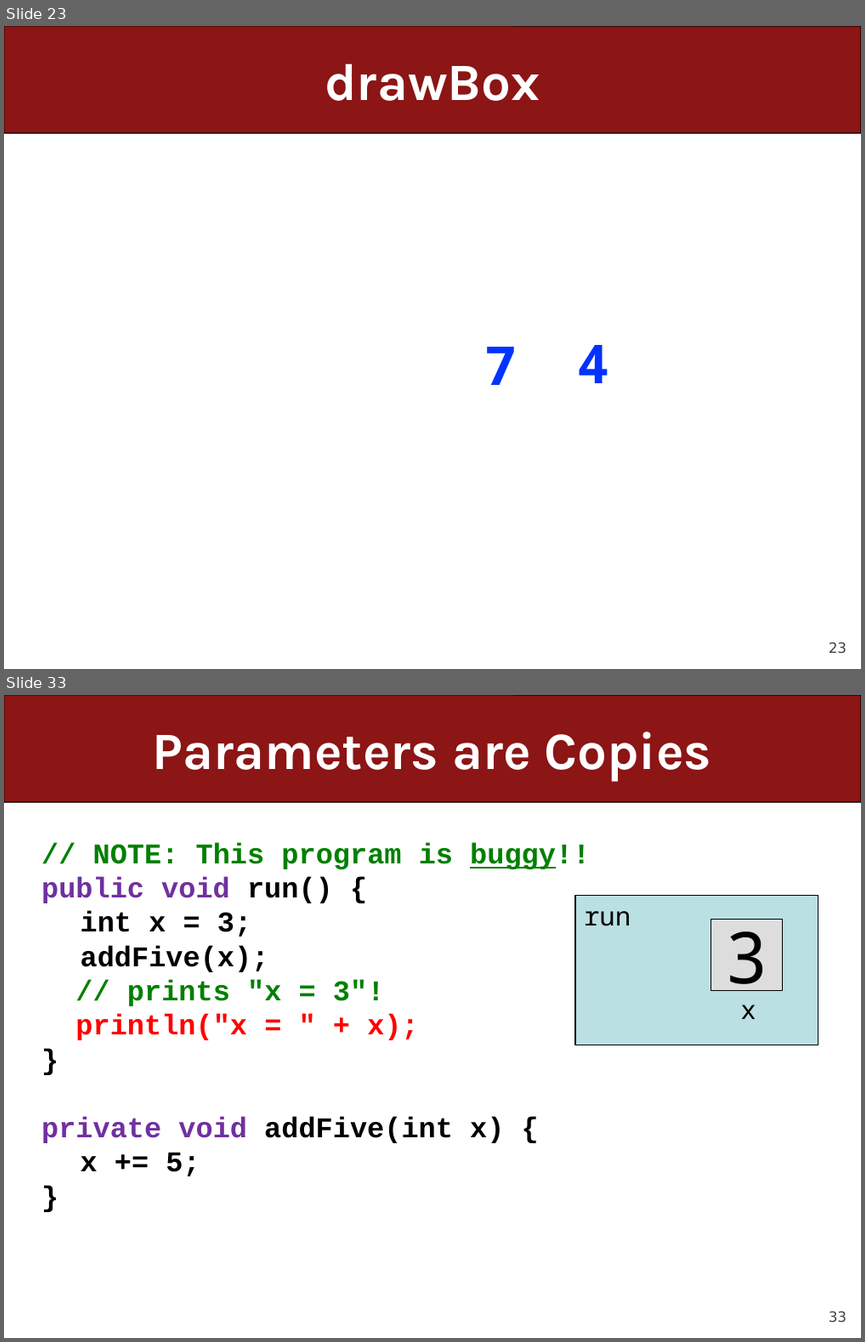
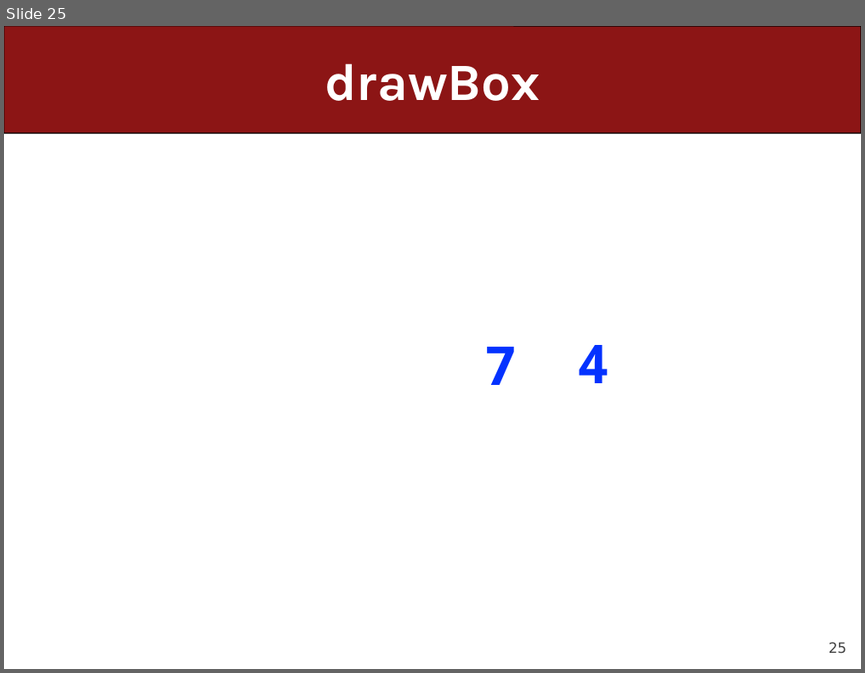
Before and after one commit to ckincaid17/cs106a-summer-2018, a slide deck: WWW/lectures/Lecture8/Lecture8.pptx. Shown one above the other, each under a label of ours: slides 23 and 33 before the commit, slide 25 after it; the slides between them are not shown. The pictures are 865x1342 and 865x673 pixels, drawn with LibreOffice and Linux fonts; fonts in the diff are those of the drawing. Boxes give left, top, right and bottom in pixels: in the first picture for what was removed or moved away, otherwise in the second. Text is boxed around its words. In the diff, an @@ line names an element or a change of style, - is before the commit and + after.

```diff
--- a/WWW/lectures/Lecture8/Lecture8.pptx
+++ b/WWW/lectures/Lecture8/Lecture8.pptx
@@ slide 33 removed at bbox=[4, 695, 861, 1338], background #FFFFFF; not listed: 2 template elements that a slide beside it also shows @@
@@ title removed at bbox=[153, 732, 711, 782] @@
-Parameters are Copies
@@ text removed at bbox=[41, 842, 590, 1176] @@
-// NOTE: This program is buggy!!
-public void run() {
-int x = 3;
-addFive(x);
-// prints "x = 3"!
-println("x = " + x);
-}
-private void addFive(int x) {
-x += 5;
-}
@@ rectangle removed at bbox=[575, 895, 818, 1044] @@
-run
-x
@@ rectangle removed at bbox=[711, 919, 782, 991] @@
-3
@@ what was slide 23 is now slide 25 @@
@@ page number at bbox=[828, 641, 846, 652]: text changed @@
-23
+25
```
Also in this commit, not shown: 12 slides changed, 5 slides added, 25 other slides removed, 13 other files.
